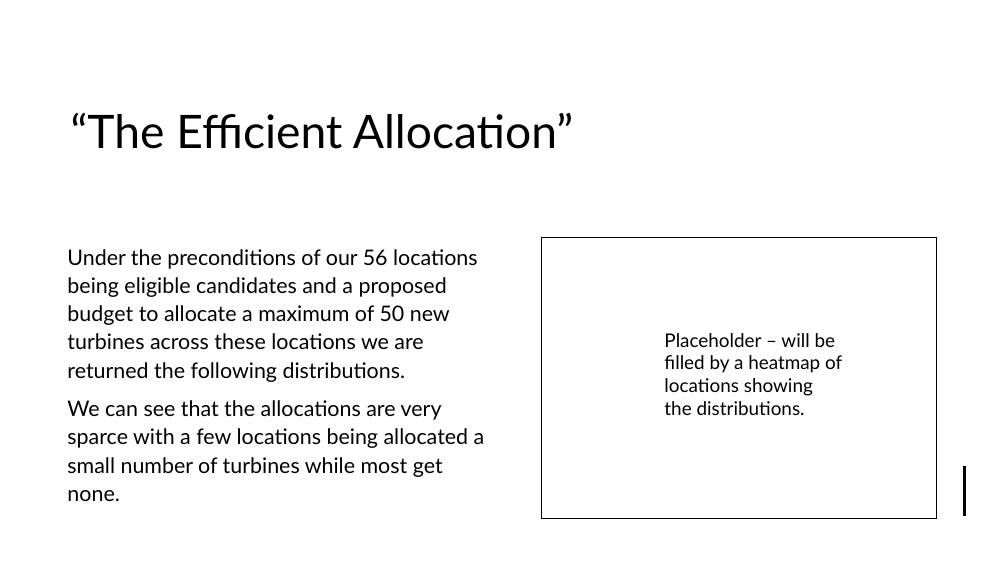
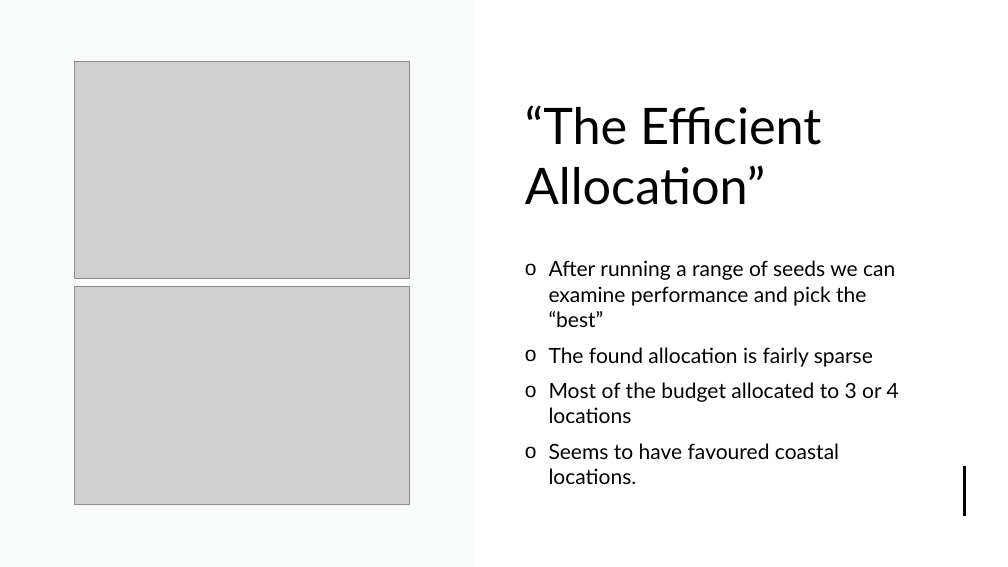
Before and after one commit to james-a-page/CS310Project, a slide deck: slide 16 of Documents/Presentation/ProjectPresentation-JamesPage.pptx. Drawn at 1008x567 pixels with LibreOffice and Linux fonts; fonts in the diff are those of the drawing; grey boxes stand for pictures. Boxes give left, top, right and bottom in pixels: in the first picture for what was removed or moved away, otherwise in the second. Text is boxed around its words. In the diff, an @@ line names an element or a change of style, - is before the commit and + after.

```diff
--- a/Documents/Presentation/ProjectPresentation-JamesPage.pptx
+++ b/Documents/Presentation/ProjectPresentation-JamesPage.pptx
@@ rectangle removed at (0,0,1008,567) @@
@@ rectangle added at (0,0,1008,567), fill #FFFFFF @@
@@ rectangle added at (0,0,1008,567), fill #F0F3F3 at 40% opacity @@
@@ rectangle added at (473,0,1008,567), fill #FFFFFF @@
@@ picture added at (74,61,409,279) @@
@@ title "“The Efficient Allocation”": place and size @@
-title "“The Efficient Allocation”" at (71,113,573,149)
+title "“The Efficient Allocation”" at (525,105,821,205)
@@ title "“The Efficient Allocation”" at (525,105,821,205): size 44 to 48 pt @@
@@ text "After running a range of ..." at (549,260,899,484): vertical alignment top to middle @@
@@ rectangle removed at (541,237,937,519) @@
@@ text at (549,260,899,484): text changed; size 20.4 to 20 pt @@
-Under the preconditions of our 56 locations being eligible candidates and a proposed budget to allocate a maximum of 50 new turbines across these locations we are returned the following distributions.
-We can see that the allocations are very sparce with a few locations being allocated a small number of turbines while most get none.
+o After running a range of seeds we can examine performance and pick the “best”
+o The found allocation is fairly sparse
+o Most of the budget allocated to 3 or 4 locations
+o Seems to have favoured coastal locations.
@@ picture added at (74,287,409,504) @@
@@ text removed at (664,333,842,415) @@
-Placeholder – will be filled by a heatmap of locations showing the distributions.
```
Also in this commit, not shown: 4 other slides changed, 2 other files.
